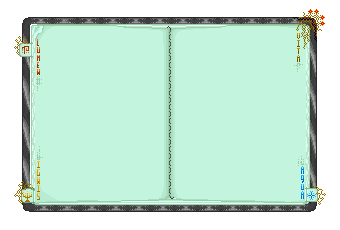
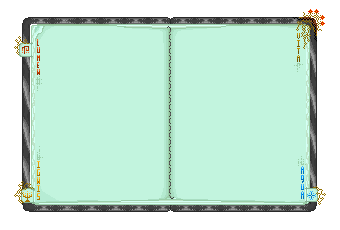
Comparing the layer stacks of the two 340 × 230 images. Changes:
pixels changed over [21, 17, 173, 212] (layer not identified)
